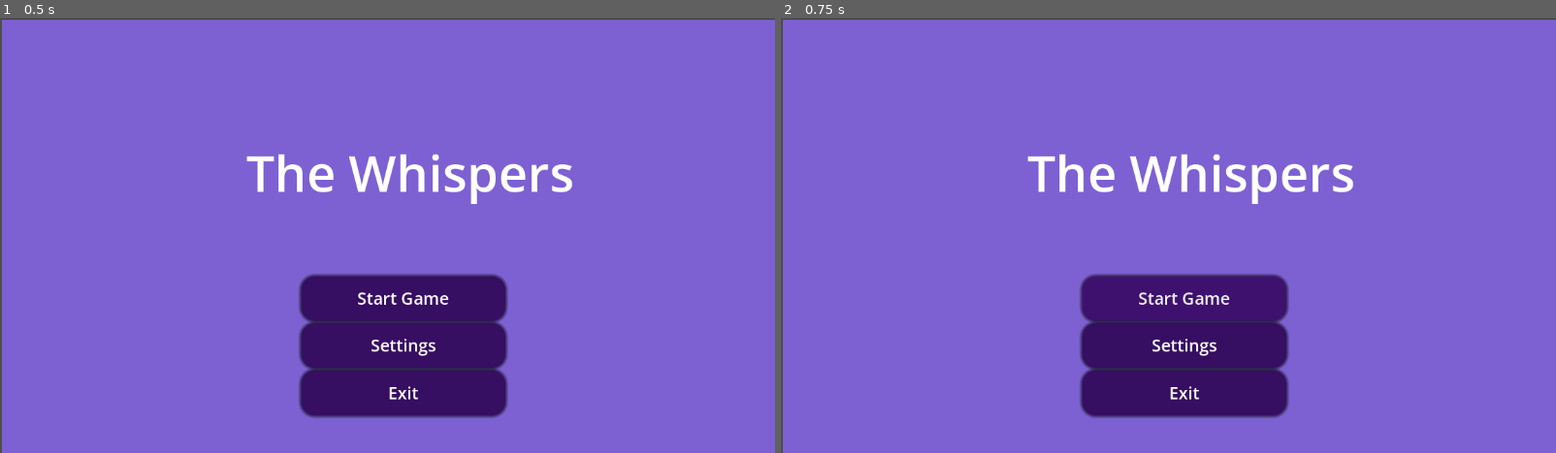
Above: before the commit, frames 1-2 (left to right).
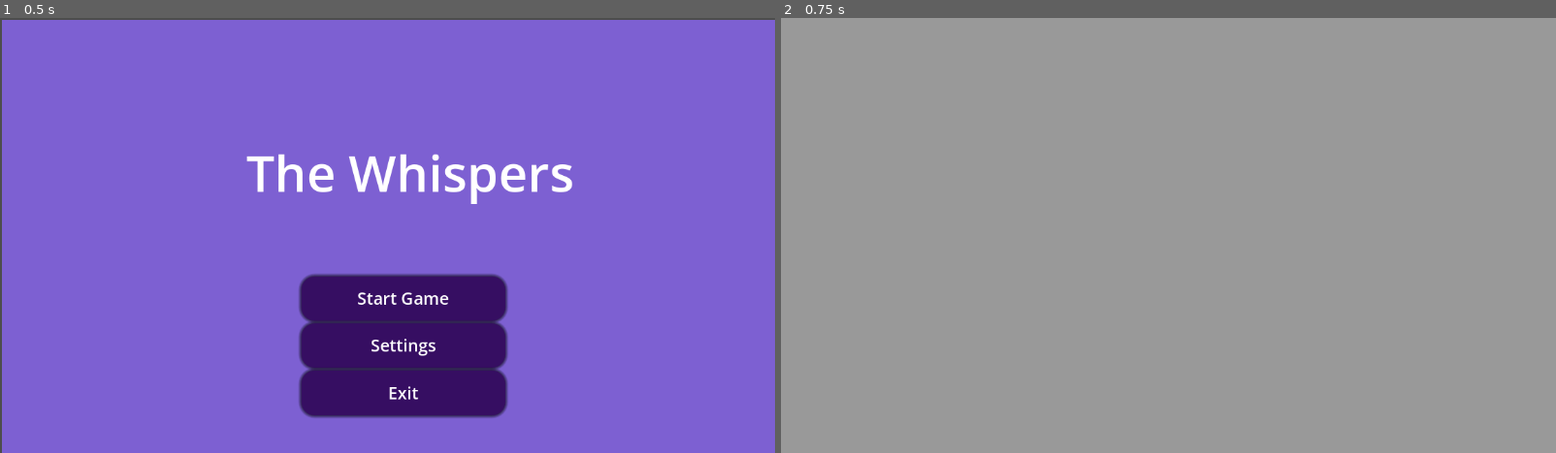
Above: after the commit, the same moments.

Repository: zoebiscuit/WhisperSleepOver
Game: Godot game, scene res://main.tscn
Two runs of this game, one before a commit and one after it. Both use one fixed random seed, a clock stepped at 60 frames per second and the inputs below.
Inputs:
- Up to frame 1 (0.5 s): no input
- Up to frame 2 (0.75 s): click "Start Game" at 0.5 s

Frame 1 is identical in both runs. In frame 2, 100% of the frame differs, in the area x 0-100%, y 0-100%.
Error before the commit: Parse Error: Too few arguments for "change_scene_to_file()" call. Expected at least 1 but received 0. (res://main.gd:15)

Commit message:
Updated My godot

Diff:
--- a/whisper-game-jam/main.gd
+++ b/whisper-game-jam/main.gd
@@ -12,7 +12,7 @@
 
 
 func _on_start_pressed() -> void:
-	get_tree().change_scene_to_file()
+	get_tree().change_scene_to_file("res://scenes/loading.tscn")
 
 
 func _on_settings_pressed() -> void:
--- a/whisper-game-jam/project.godot
+++ b/whisper-game-jam/project.godot
@@ -8,11 +8,15 @@
 
 config_version=5
 
+[animation]
+
+compatibility/default_parent_skeleton_in_mesh_instance_3d=true
+
 [application]
 
 config/name="WhisperGameJam"
 run/main_scene="uid://toweoaeteug6"
-config/features=PackedStringArray("4.5", "Mobile")
+config/features=PackedStringArray("4.6", "Mobile")
 config/icon="res://icon.svg"
 
 [editor_plugins]
--- a/whisper-game-jam/scenes/loading.tscn
+++ b/whisper-game-jam/scenes/loading.tscn
@@ -1,4 +1,6 @@
-[gd_scene format=3 uid="uid://sbgh2jdfg2wl"]
+[gd_scene load_steps=2 format=3 uid="uid://sbgh2jdfg2wl"]
+
+[sub_resource type="StyleBoxFlat" id="StyleBoxFlat_4gi0v"]
 
 [node name="Loading" type="Control"]
 layout_mode = 3
@@ -7,3 +9,12 @@
 anchor_bottom = 1.0
 grow_horizontal = 2
 grow_vertical = 2
+
+[node name="Panel" type="Panel" parent="."]
+layout_mode = 1
+anchors_preset = 15
+anchor_right = 1.0
+anchor_bottom = 1.0
+grow_horizontal = 2
+grow_vertical = 2
+theme_override_styles/panel = SubResource("StyleBoxFlat_4gi0v")
